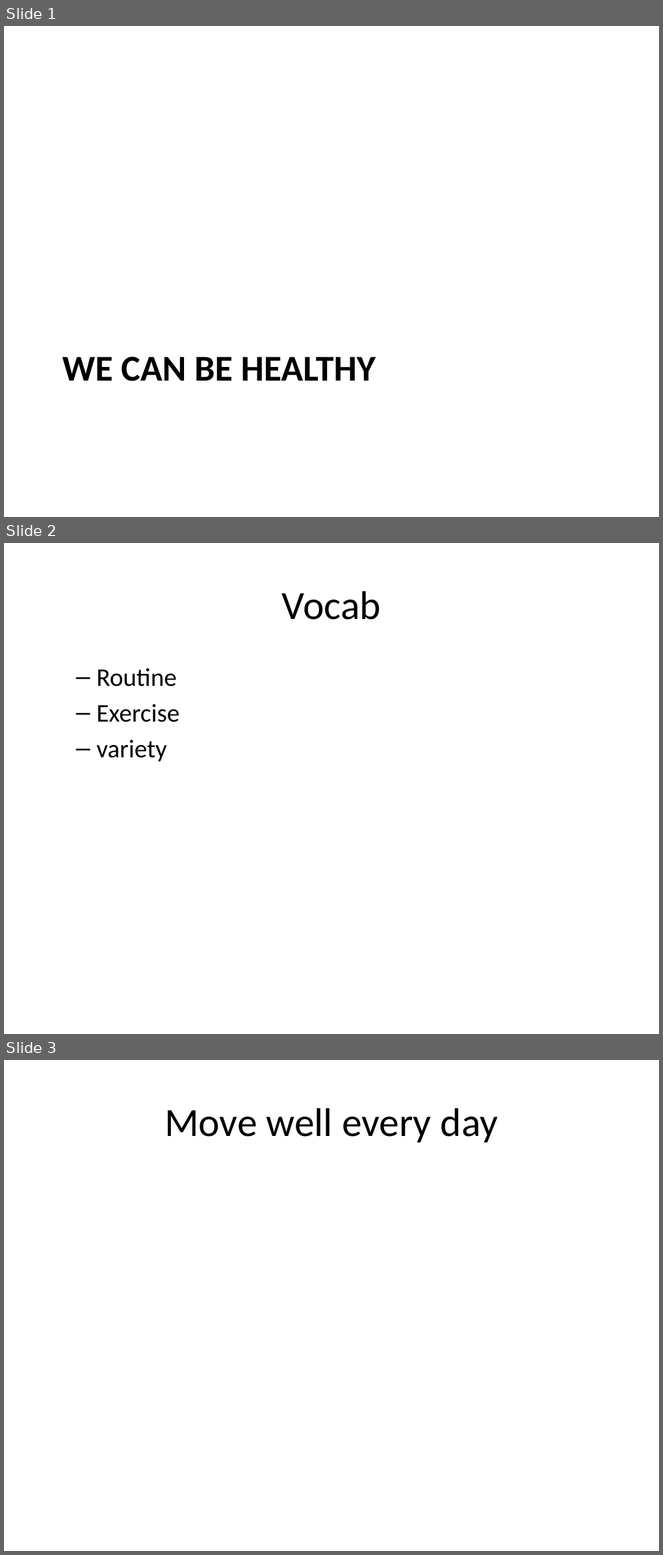
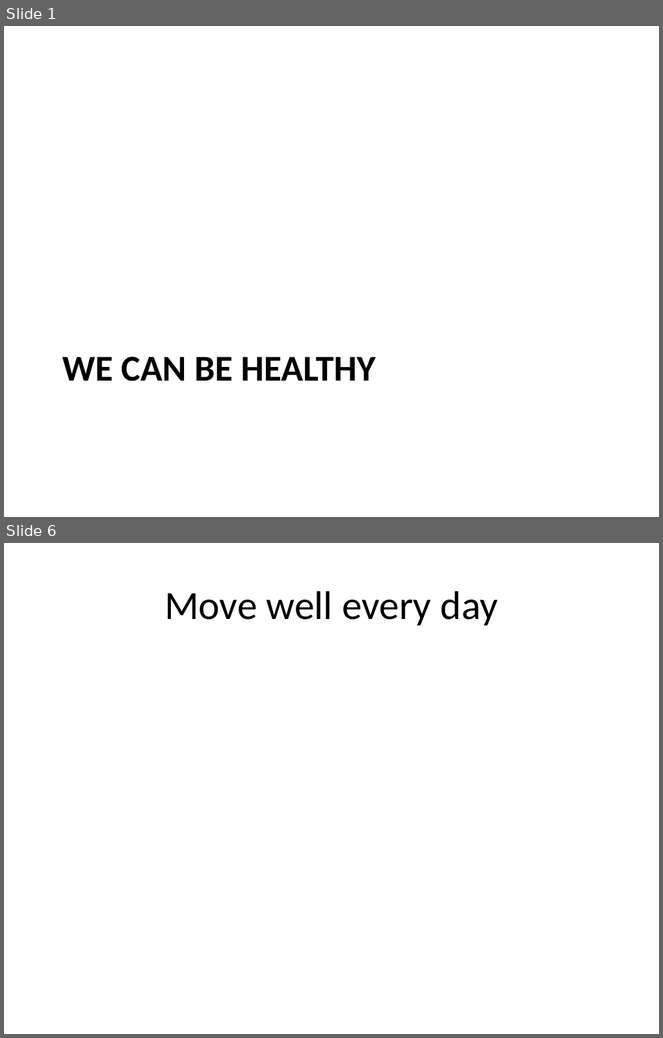
Before and after one commit to yggilabs/slide-test, a slide deck: output.pptx. Shown one above the other, each under a label of ours: slides 1, 2 and 3 before the commit, slides 1 and 6 after it; the slides between them are not shown. The pictures are 663x1555 and 663x1038 pixels, drawn with LibreOffice and Linux fonts; fonts in the diff are those of the drawing. Boxes give left, top, right and bottom in pixels: in the first picture for what was removed or moved away, otherwise in the second. Text is boxed around its words. In the diff, an @@ line names an element or a change of style, - is before the commit and + after.

```diff
--- a/output.pptx
+++ b/output.pptx
@@ slide 2 removed at [4, 543, 659, 1034], background #FFFFFF @@
@@ title removed at [282, 591, 381, 620] @@
-Vocab
@@ text removed at [96, 668, 180, 762] @@
-  – Routine
-  – Exercise
-  – variety
@@ what was slide 3 is now slide 6 @@
```
Also in this commit, not shown: 4 slides added, 1 other file.
